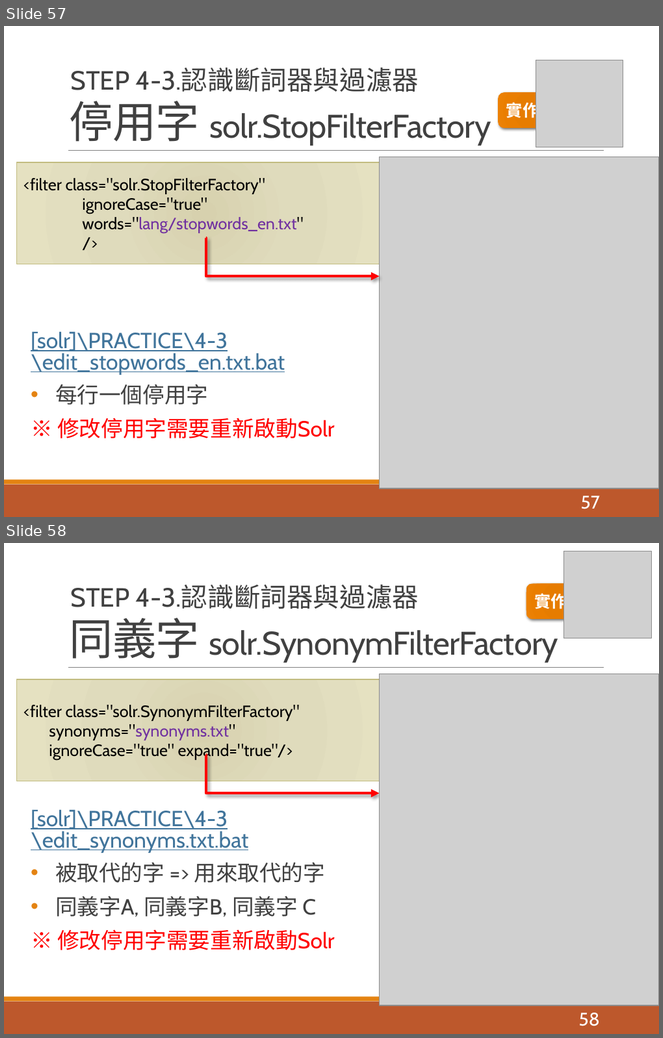
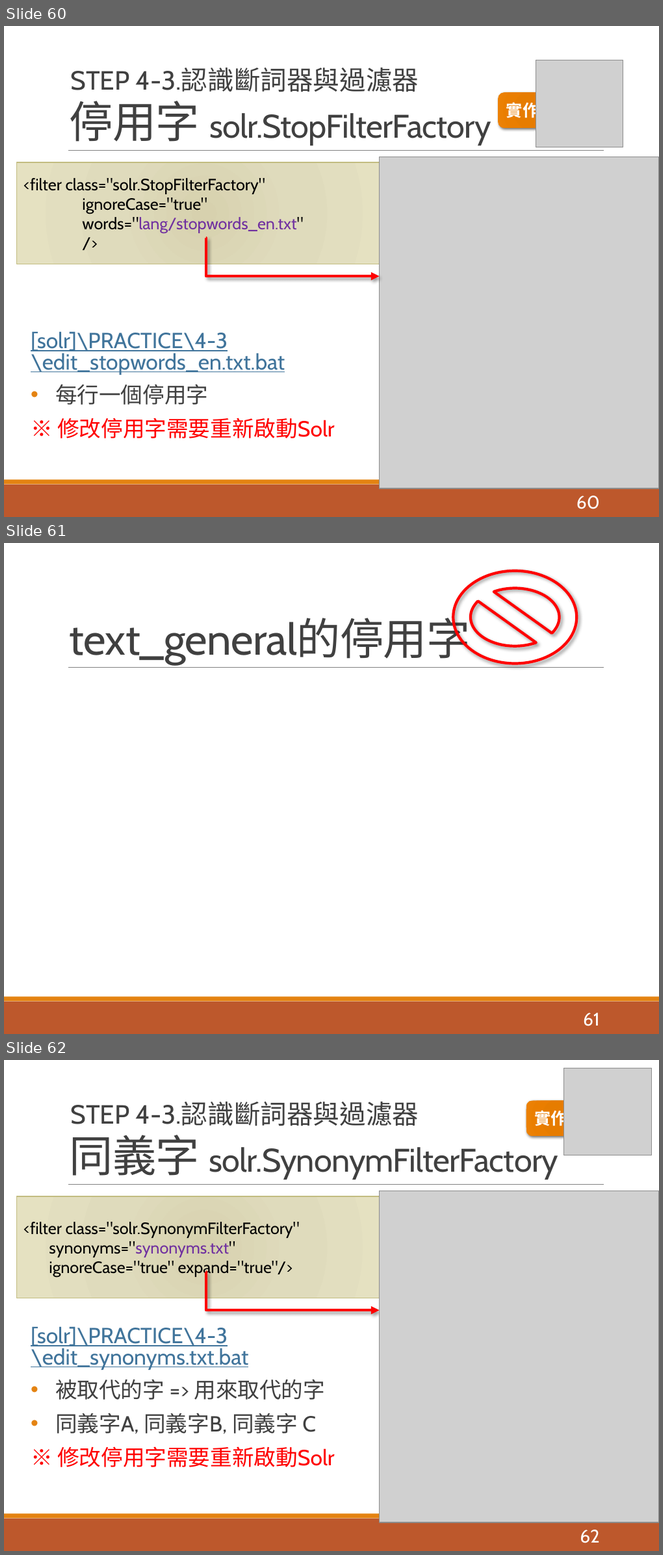
Before and after one commit to pulipulichen/ir-practice-solr, a slide deck: Apache Solr教學介紹.pptx. Shown one above the other, each under a label of ours: slides 57 and 58 before the commit, slides 60, 61 and 62 after it. The pictures are 663x1038 and 663x1555 pixels, drawn with LibreOffice and Linux fonts; fonts in the diff are those of the drawing; grey boxes stand for pictures. Boxes give left, top, right and bottom in pixels: in the first picture for what was removed or moved away, otherwise in the second. Text is boxed around its words. In the diff, an @@ line names an element or a change of style, - is before the commit and + after.

```diff
--- a/Apache Solr教學介紹.pptx
+++ b/Apache Solr教學介紹.pptx
@@ slide 61 added at bbox=[4, 543, 659, 1034], background #FFFFFF; not listed: 3 template elements that a slide beside it also shows @@
@@ no-entry sign added at bbox=[453, 570, 577, 663], outline #FF0000 3 pt @@
@@ title added at bbox=[70, 618, 471, 665], 48 pt, text #404040 @@
+text_general的停用字
@@ page number added at bbox=[583, 1013, 600, 1027], 20 pt, text #FFFFFF @@
+61
@@ what was slide 57 is now slide 60 @@
@@ page number at bbox=[577, 496, 600, 510]: text changed @@
-57
+60
@@ what was slide 58 is now slide 62 @@
@@ page number at bbox=[580, 1530, 600, 1544]: text changed @@
-58
+62
```
Also in this commit, not shown: 6 slides changed, 4 other slides added, 6 other files.
